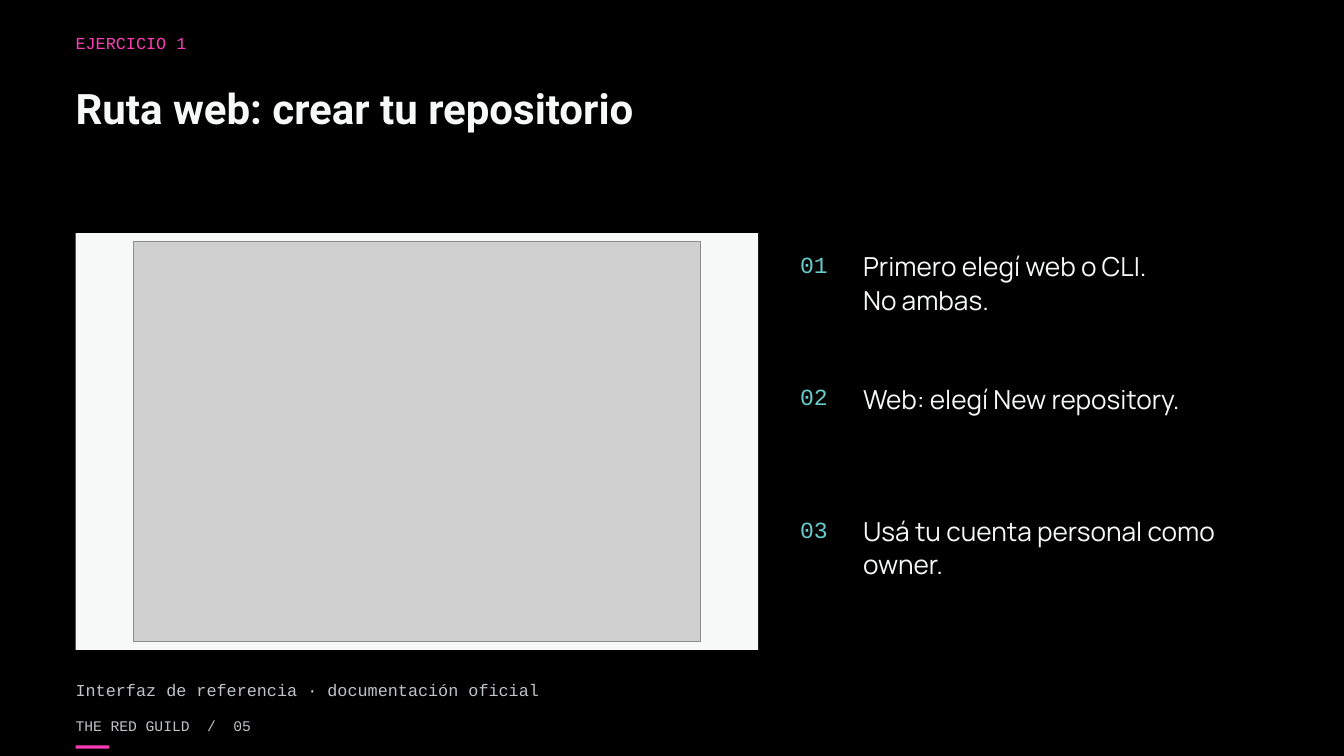
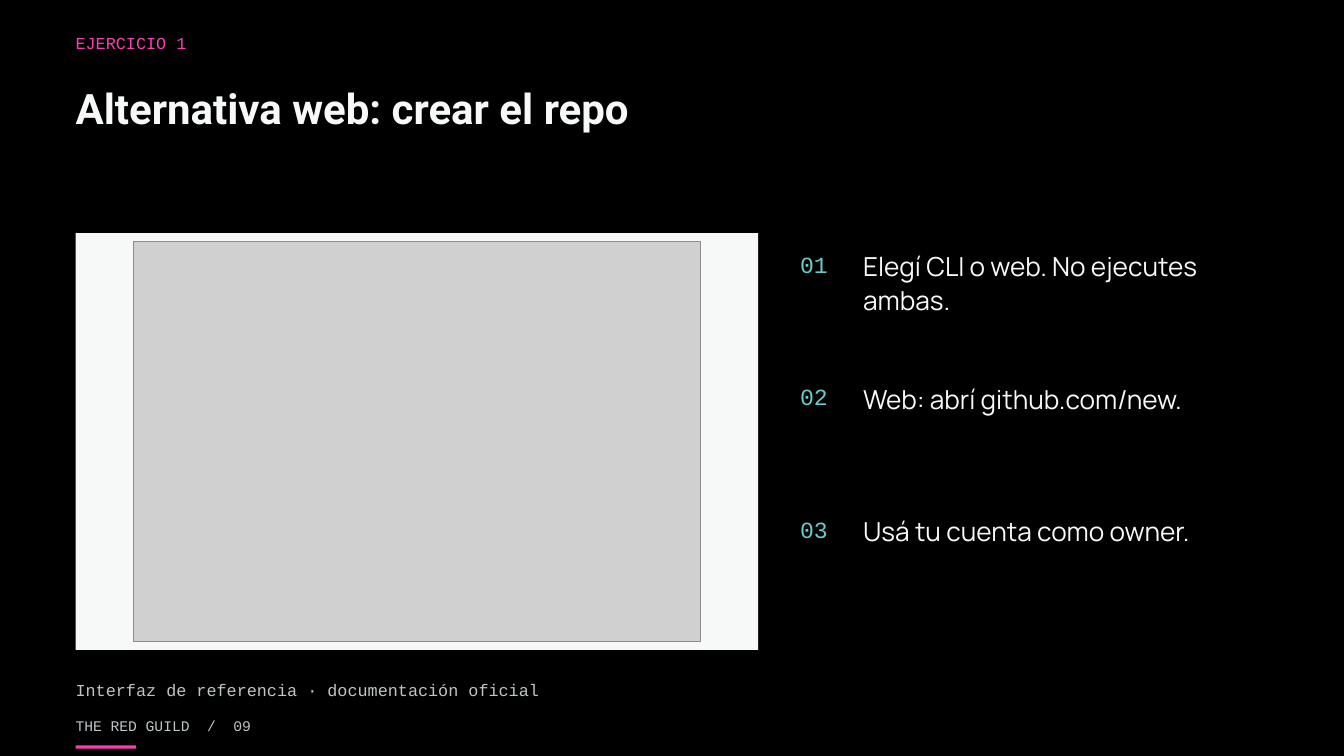
Before and after one commit to theredguild/github-ai-automation-lab, a slide deck: slide 9 of slides/workshop.pptx (slide 5 before the commit). Drawn at 1344x756 pixels with LibreOffice and Linux fonts; fonts in the diff are those of the drawing; grey boxes stand for pictures. Boxes give left, top, right and bottom in pixels: in the first picture for what was removed or moved away, otherwise in the second. Text is boxed around its words. In the diff, an @@ line names an element or a change of style, - is before the commit and + after.

```diff
--- a/slides/workshop.pptx
+++ b/slides/workshop.pptx
@@ text at box(76, 92, 629, 133): text changed @@
-Ruta web: crear tu repositorio
+Alternativa web: crear el repo
@@ text at box(863, 255, 1197, 311): text changed @@
-Primero elegí web o CLI.
-No ambas.
+Elegí CLI o web. No ejecutes
+ambas.
@@ text at box(863, 388, 1182, 416): text changed @@
-Web: elegí New repository.
+Web: abrí github.com/new.
@@ text at box(863, 520, 1190, 542): text changed @@
-Usá tu cuenta personal como
-owner.
+Usá tu cuenta como owner.
@@ text at box(76, 721, 251, 731): text changed @@
-THE RED GUILD / 05
+THE RED GUILD / 09
@@ rectangle: place and size @@
-rectangle at box(76, 746, 109, 749)
+rectangle at box(76, 746, 136, 749)
```
Also in this commit, not shown: 44 other slides changed, 5 slides added, 5 slides removed, 3 other files.
